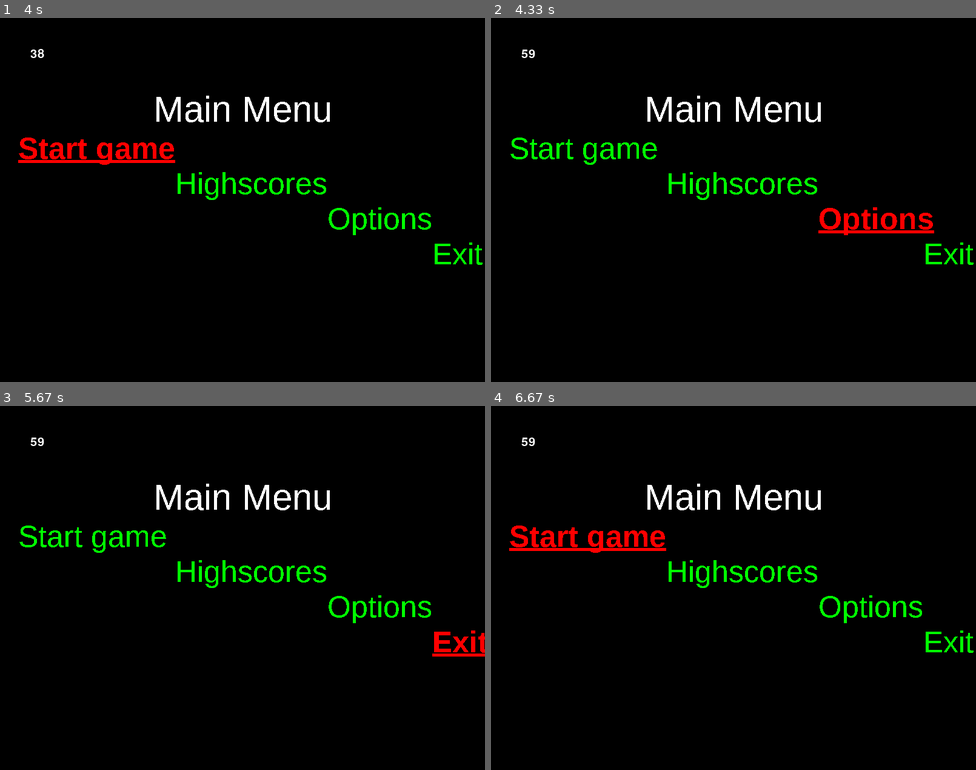
Above: before the commit, frames 1-4 (two rows, left to right).
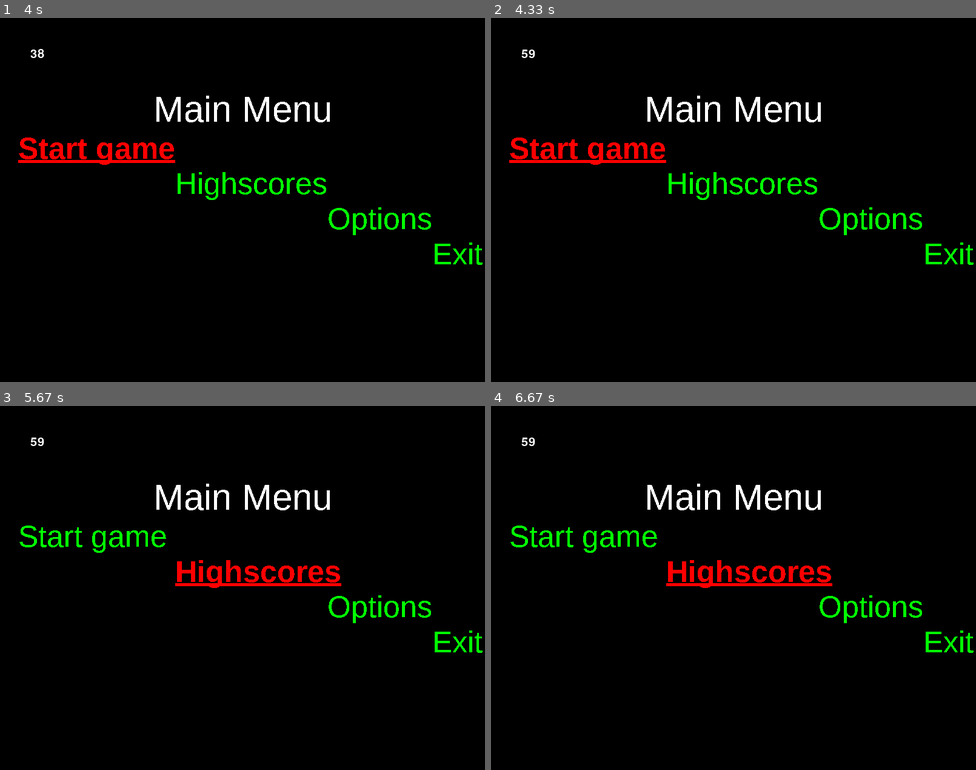
Above: after the commit, the same moments.

Repository: Gibson223/mod-5
Game: pygame game, started from py/main.py
Two runs of this game, one before a commit and one after it. Both use one fixed random seed, a clock stepped at 60 frames per second and the inputs below.
Inputs:
- Up to frame 1 (4 s): tap Enter at 0.33 s; hold Left 0.67-1.2 s; hold Left 1.23-1.63 s; hold Right 1.67-2.3 s; tap Home at 1.82, 3.48 s; hold Left 2.33-2.8 s; hold Right 2.83-3.3 s; hold Right 3.33-3.8 s; hold Left from 3.83 s (still down)
- Up to frame 2 (4.33 s): keep holding Left
- Up to frame 3 (5.67 s): release Left at 4.37 s; tap D at 4.4 s; hold Left 4.73-5.13 s; tap Home at 4.88 s; hold Right from 5.17 s (still down)
- Up to frame 4 (6.67 s): release Right at 5.8 s; hold Left 5.83-6.3 s; hold Right from 6.33 s (still down); tap Home at 6.48 s

Frame 1 is identical in both runs. In frame 2, 2.2% of the frame differs, in the area x 3-92%, y 32-60%; in frame 3, 1.8%; in frame 4, 2.6%, in the area x 3-71%, y 32-50%.

Commit message:
MainMenu now uses events to handle presses for smooth navigation

Diff:
--- a/py/keyBindings.py
+++ b/py/keyBindings.py
@@ -23,3 +23,15 @@
             return True
 
     return False
+
+
+def checkDown(action, keys_down):
+    for binding in keys[action]:
+        # print('binding='+str(binding))
+        for key_evt in keys_down:
+            # print('keydown='+str(key_evt.key))
+
+            if binding == key_evt.key:
+
+                return True
+    return False
--- a/py/main.py
+++ b/py/main.py
@@ -20,7 +20,7 @@
     Note: creating a multiline string using triple quotation marks is how you create python documentation
     """
     # Initialize all pygame modules
-    pygame.mixer.pre_init(buffer=1024)
+    pygame.mixer.pre_init(buffer=1024)  # lower buffer for reduced delay
     pygame.display.init()
     pygame.font.init()
     pygame.mixer.init()
@@ -33,7 +33,7 @@
 
     # Set title of screen
     pygame.display.set_caption(constants.GAME_NAME)
-    # TODO create game icon and pygame.display.set_icon(Surface icon)
+    # Set window icon
     pygame.display.set_icon(pygame.image.load(constants.img['icon']))
 
     global AudioObj
@@ -60,20 +60,21 @@
         # Internally process events
         pygame.event.pump()
         # Iterate through each event
-        for event in pygame.event.get():
-
-            if event.type == pygame.QUIT:
-                # When the game window's [x] is pressed,
-                #   exit main() function to end program.
-                return
+
+        # When the game window's [x] is pressed,
+        # or a keypress leads to a quit event being posted
+        if pygame.event.peek(pygame.QUIT):
+            #   exit main() function to end program.
+            return
 
         # ==== Keypress handling
         # Get boolean array of key pressed
         # TODO use events to handle presses (maybe)
-        keysPressed = pygame.key.get_pressed()
+        # TODO move the next line to the update function of gamestates
+        # keysPressed = pygame.key.get_pressed()
 
         global GameStateObj
-        GameStateObj.update(keysPressed)
+        GameStateObj.update()
         GameStateObj = GameStateObj.nextGameState
         # GameStateObj = GameStateObj.update(keysPressed)
 
@@ -161,10 +162,12 @@
 
         self.nextGameState = self
 
-    def handleKeys(self, keysPressed):
+    def handleKeys(self):
         """
         Calls keyBindings.checkPress and responds accordingly
         """
+        keysPressed = pygame.key.get_pressed()
+
         if keyBindings.checkPress('exit', keysPressed):
             # pygame.event.post(pygame.event.Event(pygame.QUIT))
             # TODO find some other way of delaying input
@@ -194,12 +197,12 @@
                 self.currentPowerUps.remove(p)
                 # TODO actually deactive powerup
 
-    def update(self, keystohandle):
+    def update(self):
         """
         Updates sprites and stuff. Called once every frame while playing game.
         """
         # Handle collisions
-        self.handleKeys(keystohandle)
+        self.handleKeys()
         self.collisionHandler.evaluate()
         self.check_powerup_status()
 
@@ -479,8 +482,10 @@
 
         AudioObj.playMusic('menu')
 
-        self.lastpressed = pygame.time.get_ticks()
+        # self.lastpressed = pygame.time.get_ticks()
         self.nextGameState = self
+
+        pygame.event.clear()
 
     class highField():
         parent = None
@@ -503,32 +508,31 @@
             self.width = self.text.get_width()
             self.height = self.text.get_height()
 
-    def checkinbounds(self):
-        now = pygame.time.get_ticks()
-        if (now - self.lastpressed) >= (1000/constants.MAINMENUMOVES):
-            self.lastpressed = now
-            return True
-        else:
-            return False
-
-    def handleKeys(self, keysPressed):
-        if keyBindings.checkPress('exit', keysPressed):
+    # def checkinbounds(self):
+    #     now = pygame.time.get_ticks()
+    #     if (now - self.lastpressed) >= (1000/constants.MAINMENUMOVES):
+    #         self.lastpressed = now
+    #         return True
+    #     else:
+    #         return False
+
+    def handleKeys(self):
+
+        keys_down = pygame.event.get(pygame.KEYDOWN)
+
+        if keyBindings.checkDown('exit', keys_down):
             pygame.event.post(pygame.event.Event(pygame.QUIT))
             return
-        if keyBindings.checkPress('left', keysPressed):
-            if self.checkinbounds():
-                self.move('left')
-            # self.menuItems[self.selectedItem] = self.highField(self.texts[self.selectedItem], self, chosenfont=self.subFont)
-            # self.selectedItem = (self.selectedItem - 1) % len(self.menuItems)
-            # self.menuItems[self.selectedItem] = self.highField(self.texts[self.selectedItem], self, chosenfont=self.highlight)
-
-        if keyBindings.checkPress('right', keysPressed):
-            if self.checkinbounds():
-                self.move('right')
-            # self.menuItems[self.selectedItem] = self.highField(self.texts[self.selectedItem], self, chosenfont=self.subFont)
-            # self.selectedItem = (self.selectedItem + 1) % len(self.menuItems)
-            # self.menuItems[self.selectedItem] = self.highField(self.texts[self.selectedItem], self, chosenfont=self.highlight)
-        if keyBindings.checkPress('activate', keysPressed):
+
+        if keyBindings.checkDown('left', keys_down):
+            # if self.checkinbounds():
+            self.move('left')
+
+        if keyBindings.checkDown('right', keys_down):
+            # if self.checkinbounds():
+            self.move('right')
+
+        if keyBindings.checkDown('activate', keys_down):
 
             global GameStateObj
 
@@ -551,8 +555,8 @@
         self.menuItems[self.selectedItem] = self.highField(self.texts[self.selectedItem], self,
                                                            chosenfont=self.highlight)
 
-    def update(self, keystohandle):
-        self.handleKeys(keystohandle)
+    def update(self):
+        self.handleKeys()
         Screen.fill(constants.colors["BLACK"])
         Screen.blit(self.mainmenu.text, (self.mainmenu_Width, self.mainmenu_Height))
         Screen.blit(self.menuItems[0].text, (self.startgamemenu_Width, self.startgamemenu_Height))
@@ -628,7 +632,8 @@
         #         # print('high')
         #         self.text = self.parent.highlight.render(newtext, False, constants.colors['RED'])
 
-    def handleKeys(self, keysPressed):
+    def handleKeys(self):
+        keysPressed = pygame.key.get_pressed()
 
         if keyBindings.checkPress('exit', keysPressed):
             self.nextGameState = MainMenu()
@@ -642,32 +647,32 @@
             else:
                 self.window = self.window - 1
                 scores = sensordb.get_scores(offset=(constants.SHOW * self.window))
-                print('new set:' + str(scores))
+                # print('new set:' + str(scores))
                 self.rows = [None] * constants.SHOW
                 for x in range(0, len(scores)):
                     # print('concat is: ' + scores[x][0] + ' ' + str(scores[x][1]))
                     self.rows[x] = self.highField('{:<9.9s}   {:>4d}'
                                                   .format(scores[x][0], scores[x][1]), self)
-            print('current:' + str(self.window))
+            # print('current:' + str(self.window))
 
         if keyBindings.checkPress('right', keysPressed):
             sumNone = sum(x is None for x in self.rows)
-            print('entered with window:', self.window)
+            # print('entered with window:', self.window)
             if sumNone != 0:
                 pass
             else:
                 self.window = self.window + 1
                 scores = sensordb.get_scores(constants.SHOW*self.window)
-                print('new set:' + str(scores))
+                # print('new set:' + str(scores))
                 self.rows = [None] * constants.SHOW
                 for x in range(0, len(scores)):
                     # print('concat is: ' + scores[x][0] + ' ' + str(scores[x][1]))
                     self.rows[x] = self.highField('{:<9.9s}   {:>4d}'
                                                   .format(scores[x][0], scores[x][1]), self)
-        print('current:' + str(self.window))
-
-    def update(self, keysPressed):
-        self.handleKeys(keysPressed)
+        # print('current:' + str(self.window))
+
+    def update(self):
+        self.handleKeys()
 
         Screen.fill(constants.colors["BLACK"])
         Screen.blit(self.highMenu.text, (constants.WINDOW_WIDTH // 2 - self.highMenu.width//2, self.highMenu.height))
@@ -686,6 +691,7 @@
                 i = i + 1
         pagecount = self.highField(str(self.window) + '/' + str(self.pages), self, self.pageFont)
         Screen.blit(pagecount.text, (constants.WINDOW_WIDTH - pagecount.width - 20, constants.WINDOW_HEIGHT - pagecount.height - 20))
+
         pygame.time.delay(80)
 
         return self.nextGameState
--- a/py/sensordb.py
+++ b/py/sensordb.py
@@ -7,6 +7,7 @@
 
 
 def insertscore(name, score):
+    # TODO return True if its a new highscore
     with conn:
         conn.execute('insert into highscores(name, score)'
                      'values(:name, :score)',
